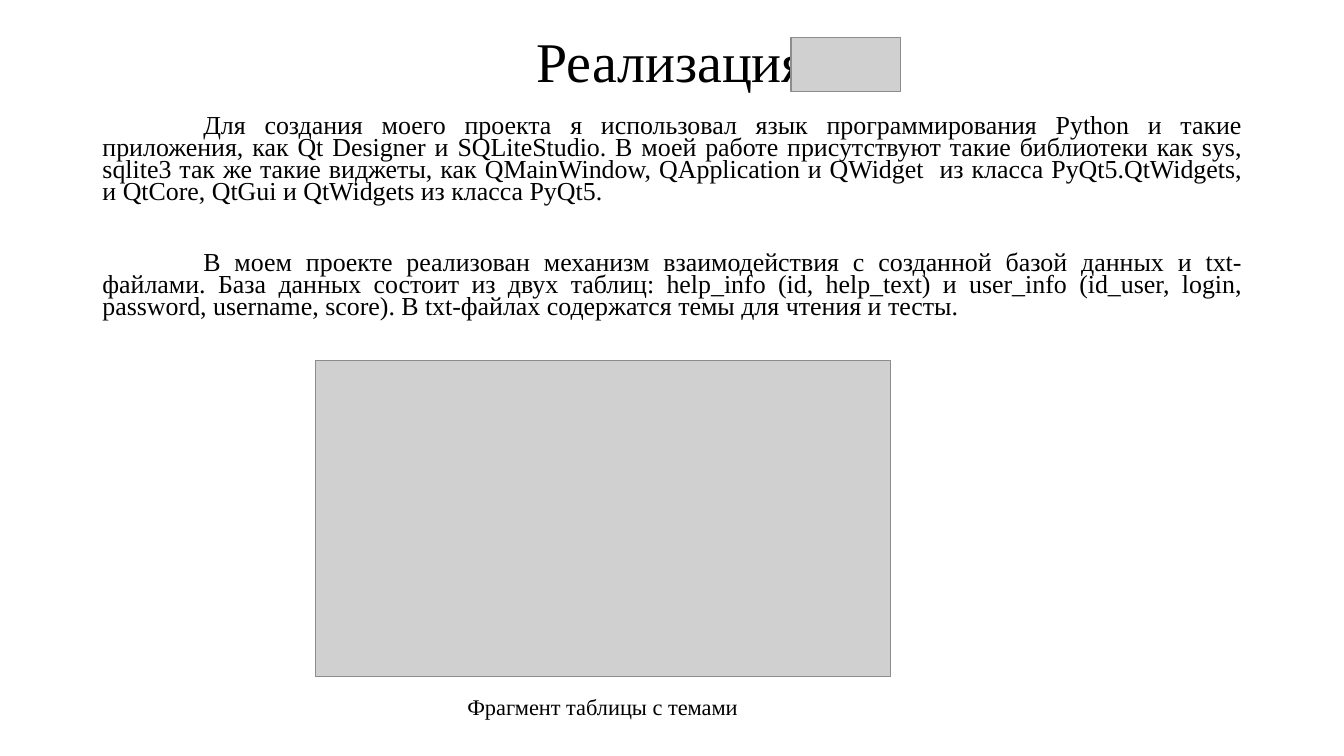
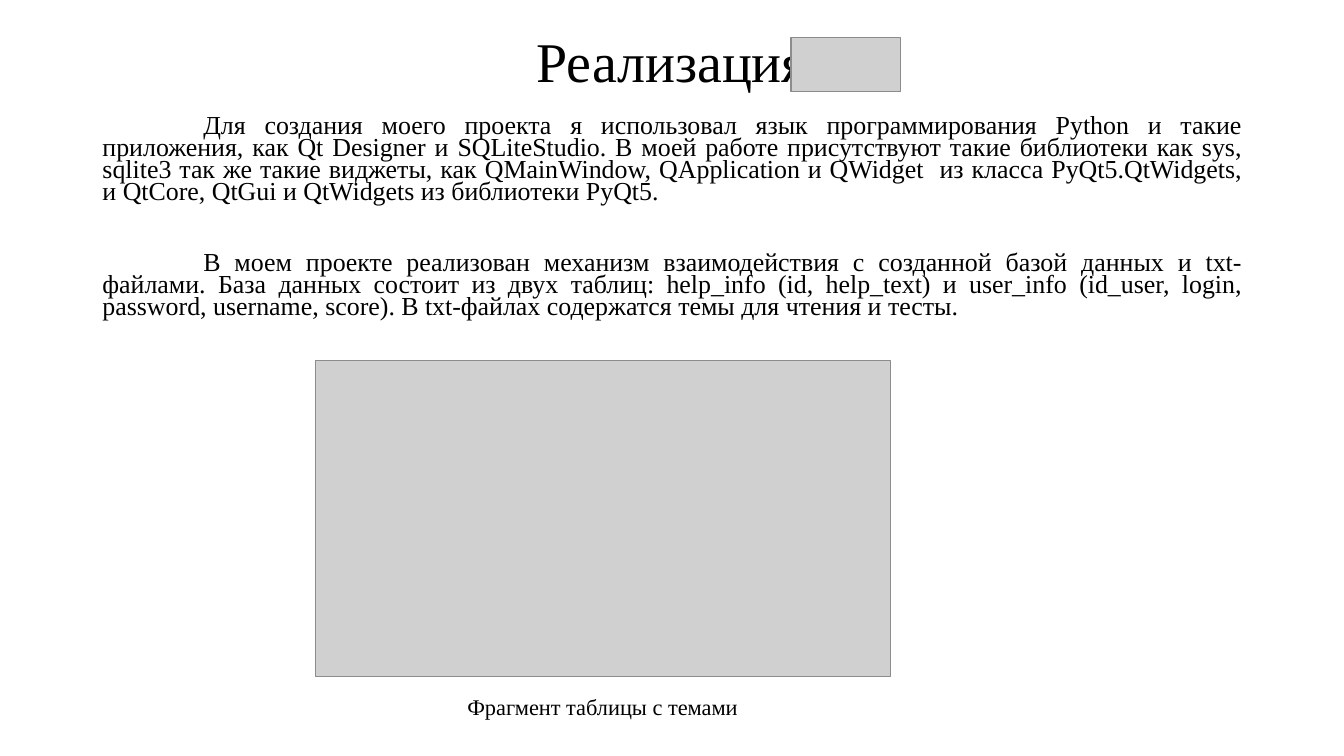
Before and after one commit to Egor4ik-Gal/My_project, a slide deck: slide 3 of Быстрая помощь.pptx. Drawn at 1344x756 pixels with LibreOffice and Linux fonts; fonts in the diff are those of the drawing; grey boxes stand for pictures. Boxes give left, top, right and bottom in pixels: in the first picture for what was removed or moved away, otherwise in the second. Text is boxed around its words. In the diff, an @@ line names an element or a change of style, - is before the commit and + after.

```diff
--- a/Быстрая помощь.pptx
+++ b/Быстрая помощь.pptx
@@ text at (102,116,1242,206): text changed @@
-Для создания моего проекта я использовал язык программирования Python и такие приложения, как Qt Designer и SQLiteStudio. В моей работе присутствуют такие библиотеки как sys, sqlite3 так же такие виджеты, как QMainWindow, QApplication и QWidget из класса PyQt5.QtWidgets, и QtCore, QtGui и QtWidgets из класса PyQt5.
+Для создания моего проекта я использовал язык программирования Python и такие приложения, как Qt Designer и SQLiteStudio. В моей работе присутствуют такие библиотеки как sys, sqlite3 так же такие виджеты, как QMainWindow, QApplication и QWidget из класса PyQt5.QtWidgets, и QtCore, QtGui и QtWidgets из библиотеки PyQt5.
```
